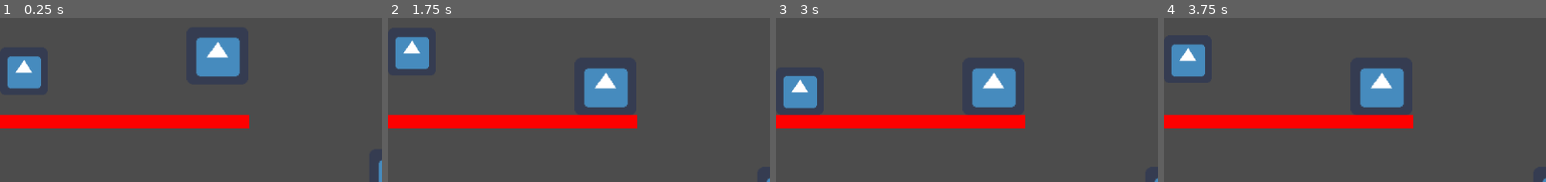
Above: before the commit, frames 1-4 (left to right).
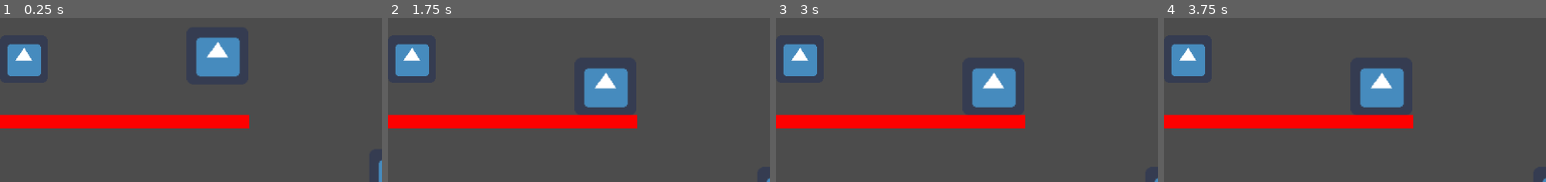
Above: after the commit, the same moments.

Repository: ludum-rlyeh/LD48-deeper-and-deeper
Game: Godot game, scene res://Scenes/InGame/Levels/LevelTests.tscn
The game is run twice, just before and just after one commit, with the same random seed, the same clock (stepped at 60 frames per second) and the same inputs. The engine's default icon, where the game draws it, is replaced by a stand-in: a white triangle on a blue panel in a dark square.
Inputs:
- Up to frame 1 (0.25 s): no input
- Up to frame 2 (1.75 s): tap Enter at 0.5 s; tap Space at 1.25 s
- Up to frame 3 (3 s): tap Enter at 2.75 s
- Up to frame 4 (3.75 s): tap Space at 3.5 s
The pictures show only the part of the screen within x 11-61%, y 0-50%; the shares and areas given below are measured in that part.

The runs differ from the first frame. In frame 1, 1.7% of the frame differs, in the area x 2-11%, y 15-44%; in frame 2, 1.1%; in frame 3, 3.4%, in the area x 2-11%, y 15-56%; in frame 4, 0.1%.
Error after the commit: Parse Error: Error parsing expression, misplaced: '\n'

Commit message:
throw rope start

Diff:
--- a/Scenes/InGame/Characters/Character.tscn
+++ b/Scenes/InGame/Characters/Character.tscn
@@ -39,25 +39,30 @@
 	else:
 		fsm.velocity.x=0
 
+
+
+	var gravity= Vector2(0,98)
+	fsm.velocity += gravity * delta * gravity_scale
+	fsm.velocity = fsm.player.move_and_slide_with_snap(fsm.velocity, snap, Vector2.ZERO,true,4,0.9)
+
+
+func resolve_collisions():
 	if CrateDetectorRight.is_colliding():
 		var object = CrateDetectorRight.get_collider()
 		if object.is_in_group(\"Boxes\") and fsm.velocity.x > 0:
-			object.push(fsm.velocity / 10.0)
+				object.push(fsm.velocity / 10.0)
 
 	if CrateDetectorLeft.is_colliding():
 		var object = CrateDetectorLeft.get_collider()
 		if object.is_in_group(\"Boxes\")  and fsm.velocity.x < 0:
 			object.push(fsm.velocity / 10.0)
 
-	var gravity= Vector2(0,98)
-	fsm.velocity += gravity * delta * gravity_scale
-	fsm.velocity = fsm.player.move_and_slide_with_snap(fsm.velocity, snap, Vector2.ZERO,true,4,0.9)
+	if
 
 func _on_Area2D_area_entered(area):
-	if area.is_in_group(\"Ropes\"):
-		Events.emit_signal(\"rope_handled\", fsm.player.velocity)
-
-	fsm.change_to(\"ClimbingRope\", [])
+	if area.get_root_scene().is_in_group(\"Ropes\"):
+		Events.emit_signal(\"rope_handled\", fsm.velocity)
+		fsm.change_to(\"ClimbingRope\", [area.get_root_scene()])
 "
 
 [sub_resource type="GDScript" id=2]
@@ -69,18 +74,23 @@
 var _climbing_velocity = Vector2(0, 30)
 var _rope : Node2D
 
-func enter_state(args : Array):
-	pass
+func enter(args : Array):
+	fsm.velocity = Vector2.ZERO
+	_rope = args[0]
 
 func physics_process(delta):
-	var velocity = get_parent().get_velocity()
-	if Input.is_action_just_pressed(\"ui_up\"):
-		get_parent().set_velocity(velocity - _climbing_velocity)
-	if Input.is_action_just_pressed(\"ui_down\"):
-		get_parent().set_velocity(velocity + _climbing_velocity)
+	if Input.is_action_pressed(\"ui_up\"):
+		fsm.velocity -= _climbing_velocity
+	if Input.is_action_pressed(\"ui_down\"):
+		fsm.velocity += _climbing_velocity
 
-	if Input.is_action_just_pressed(\"ui_right\") or Input.is_action_just_pressed(\"ui_left\"):
-		fsm.change_to(\"SwingingRope\", [])
+	fsm.player.move_and_slide(fsm.velocity)
+
+	fsm.velocity.y = 0
+
+	if Input.is_action_just_pressed(\"ui_select\"):
+		fsm.change_to(\"Normal\", [])
+
 "
 
 [sub_resource type="RectangleShape2D" id=3]
@@ -96,9 +106,14 @@
 
 [node name="Normal" type="Node" parent="States"]
 script = SubResource( 1 )
+jump_impulse = null
+speed = null
+gravity_scale = null
 
 [node name="ClimbingRope" type="Node" parent="States"]
 script = SubResource( 2 )
+
+[node name="Ropethrowing" type="Node" parent="States"]
 
 [node name="Sprite" type="Sprite" parent="."]
 texture = ExtResource( 1 )
@@ -118,6 +133,8 @@
 cast_to = Vector2( -50, 0 )
 
 [node name="Area2D" type="Area2D" parent="."]
+collision_layer = 0
+collision_mask = 24
 
 [node name="CollisionShape2D" type="CollisionShape2D" parent="Area2D"]
 shape = SubResource( 4 )
--- a/Scenes/InGame/Elements/Rope.tscn
+++ b/Scenes/InGame/Elements/Rope.tscn
@@ -16,10 +16,28 @@
 var _current_length
 
 var _climbing = false
-var _swinging = false
 
 func on_rope_handled(velocity : Vector2, position : Vector2):
 	_velocity = velocity
+
+func _on_climb():
+	_climbing = true
+
+func _climb_up(position : Vector2, velocity : Vector2) -> Vector2:
+	return velocity
+
+func _climb_down(position : Vector2, velocity : Vector2) -> Vector2:
+	return -velocity
+
+func _ready():
+	$Line2D.initialize(resolution_step, length_in_pixels)
+	_current_length = $Line2D.get_length()
+
+func _get_angular_velocity(delta) -> float :
+	return _velocity * _swing_direction * delta
+
+func _angle_with_vertical(direction : Vector2) -> float:
+	return Vector2.DOWN.angle_to(direction)
 
 func on_balanced(velocity : Vector2, mass : float):
 	_swinging = true
@@ -33,36 +51,7 @@
 	if (_swing_direction > 0 and angle > 0) or (_swing_direction < 0 and angle < 0) :
 		_swing_direction *= -1
 
-func _on_climb():
-	_climbing = true
-
-func _climb_up(position : Vector2, velocity : Vector2) -> Vector2:
-	return velocity
-
-func _climb_down(position : Vector2, velocity : Vector2) -> Vector2:
-	return -velocity
-
-func _ready():
-	if debug:
-		on_balanced(Vector2(1, 0), 1)
-
-	$Line2D.initialize(resolution_step, length_in_pixels)
-	_current_length = $Line2D.get_length()
-
-func _process(delta):
-#	$icon.position = $Line2D.get_point_position(0)
-	if _swinging:
-		swing(delta)
-	else:
-		unswing(delta)
-
-	if _climbing:
-		#animation climbing
-		pass
-
-	if debug:
-		if Input.is_action_just_pressed(\"ui_down\"):
-			on_unbalanced()
+var _swinging = false
 
 func unswing(delta):
 	var direction = $Line2D.get_direction()
@@ -82,30 +71,20 @@
 	var new_position = $Line2D.get_point_position(1) + direction * _current_length
 	$Line2D.update_position(new_position)
 
-func swing(delta):
-		var direction = $Line2D.get_direction()
-		var angle = _angle_with_vertical(direction)
-		angle += _get_angular_velocity(delta)
+func swing(delta : float, velocity : Vector2):
+	var direction = $Line2D.get_direction()
+	var angle = _angle_with_vertical(direction)
+	angle += _get_angular_velocity(delta)
 
-		if abs(angle) > _half_limit_in_rads:
-			var offset = abs(angle) - _half_limit_in_rads
-			angle = _swing_direction * (_half_limit_in_rads - offset)
-			_swing_direction *= -1
+	if abs(angle) > _half_limit_in_rads:
+		var offset = abs(angle) - _half_limit_in_rads
+		angle = _swing_direction * (_half_limit_in_rads - offset)
+		_swing_direction *= -1
 
-		direction = Vector2.DOWN.rotated(angle)
+	direction = Vector2.DOWN.rotated(angle)
 
-		var new_position = $Line2D.get_point_position(1) + direction * _current_length
-		$Line2D.update_position(new_position)
-
-
-func _get_angular_velocity(delta) -> float :
-	return _velocity * _swing_direction * delta
-
-func _angle_with_vertical(direction : Vector2) -> float:
-	return Vector2.DOWN.angle_to(direction)
-
-func _on_Area2D_body_entered(body):
-	Events.emit_signal(\"rope_handled\", get_parent())
+	var new_position = $Line2D.get_point_position(1) + direction * _current_length
+	$Line2D.update_position(new_position)
 "
 
 [sub_resource type="GDScript" id=2]
@@ -133,10 +112,32 @@
 	set_point_position(last_point(), position)
 "
 
+[sub_resource type="GDScript" id=4]
+script/source = "extends Area2D
+
+func get_root_scene():
+	return get_parent()
+# Declare member variables here. Examples:
+# var a = 2
+# var b = \"text\"
+
+
+# Called when the node enters the scene tree for the first time.
+func _ready():
+	pass # Replace with function body.
+
+
+# Called every frame. 'delta' is the elapsed time since the previous frame.
+#func _process(delta):
+#	pass
+"
+
 [sub_resource type="SegmentShape2D" id=3]
 b = Vector2( 0, 196.412 )
 
-[node name="Rope" type="Node2D"]
+[node name="Rope" type="Node2D" groups=[
+"Ropes",
+]]
 position = Vector2( 147.043, 30.5871 )
 script = SubResource( 1 )
 
@@ -151,10 +152,10 @@
 texture = ExtResource( 1 )
 
 [node name="Area2D" type="Area2D" parent="."]
-collision_layer = 0
-collision_mask = 8
+monitoring = false
+collision_layer = 8
+collision_mask = 0
+script = SubResource( 4 )
 
 [node name="CollisionShape2D" type="CollisionShape2D" parent="Area2D"]
 shape = SubResource( 3 )
-
-[connection signal="body_entered" from="Area2D" to="." method="_on_Area2D_body_entered"]
--- /dev/null
+++ b/Scenes/InGame/Elements/RopeSpot.tscn
@@ -0,0 +1,13 @@
+[gd_scene load_steps=2 format=2]
+
+[sub_resource type="CircleShape2D" id=1]
+
+[node name="RopeSpot" type="Area2D" groups=[
+"RopeSpots",
+]]
+monitoring = false
+collision_layer = 16
+collision_mask = 0
+
+[node name="CollisionShape2D" type="CollisionShape2D" parent="."]
+shape = SubResource( 1 )
--- a/Scenes/InGame/Levels/LevelTests.tscn
+++ b/Scenes/InGame/Levels/LevelTests.tscn
@@ -44,3 +44,7 @@
 
 [node name="Rope" parent="." instance=ExtResource( 3 )]
 position = Vector2( 822.203, 178.471 )
+
+[node name="RayCast2D" type="RayCast2D" parent="."]
+
+[node name="Area2D" type="Area2D" parent="."]
--- a/Scripts/Events.gd
+++ b/Scripts/Events.gd
@@ -3,3 +3,5 @@
 # Put here all the signals
 # To emit signals from a node, call Events.emit_signal("[action_in_past]_signal")
 # To receive signals in a node, call connect(Events, "[action_in_past]_signal", node, "_on_[slot name]")
+
+signal rope_handled
Not shown: 1 places in Scenes/InGame/Elements/Rope.tscn that only renumber resources
